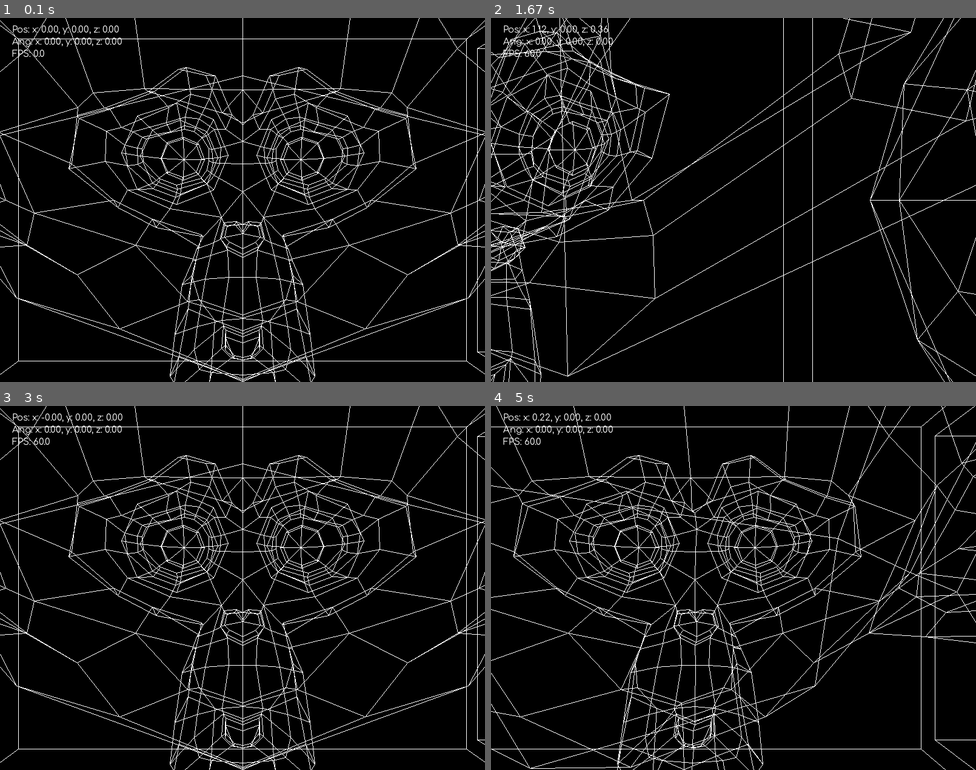
Above: before the commit, frames 1-4 (two rows, left to right).
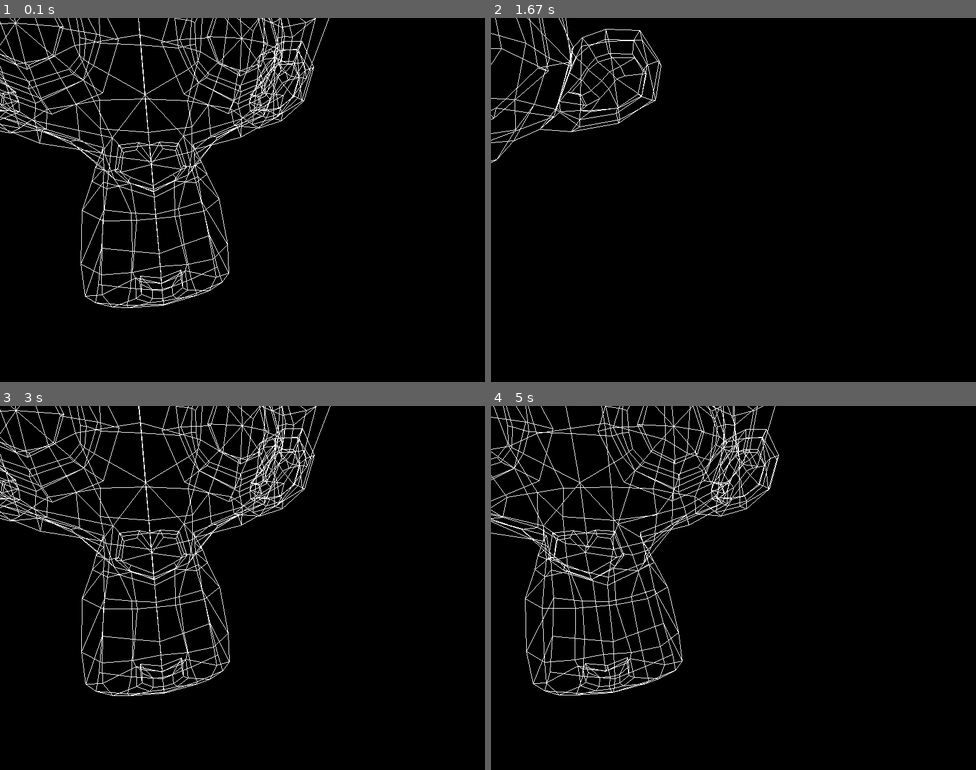
Above: after the commit, the same moments.

Repository: TreeWonTwoToFor/personal_projects
Game: pygame game, started from Python/Needs_Work/TreeOS/v3/main.py
Two runs of this game, one before a commit and one after it. Both use one fixed random seed, a clock stepped at 60 frames per second and the inputs below.
Inputs (mouse positions are in pixels of both pictures, inside the frame that each line leads up to):
- Up to frame 1 (0.1 s): no input
- Up to frame 2 (1.67 s): hold D 0.33-0.8 s; move the mouse to (714, 214) at 0.37 s; hold W 0.83-1.13 s; move the mouse to (617, 203) at 0.87 s; hold D 1.17-1.63 s; move the mouse to (806, 72) at 1.2 s
- Up to frame 3 (3 s): hold A 1.67-2.2 s; move the mouse to (252, 464) at 1.7 s; hold S 2.23-2.53 s; move the mouse to (247, 624) at 2.27 s; hold A 2.57-2.97 s; move the mouse to (368, 646) at 2.6 s
- Up to frame 4 (5 s): hold W 3-3.37 s; move the mouse to (859, 555) at 3.03 s; hold D 3.4-4.03 s; move the mouse to (908, 558) at 3.43 s; hold S 4.07-4.43 s; move the mouse to (903, 660) at 4.1 s; hold A 4.47-4.93 s; move the mouse to (752, 573) at 4.5 s; hold D from 4.97 s (still down)

The runs differ from the first frame. In frame 1, 9.9% of the frame differs, in the area x 0-100%, y 0-100%; in frame 2, 5.5%; in frame 3, 9.9%; in frame 4, 9.8%.

Commit message:
added google sheets functionality for the ledger part of the discord bod

Diff:
--- a/Python/Needs_Work/TreeOS/v3/Camera.py
+++ b/Python/Needs_Work/TreeOS/v3/Camera.py
@@ -2,6 +2,8 @@
 import math
 
 import Point
+import Parser
+import Object
 
 pygame.font.init()
 font = pygame.font.Font("Comfortaa.ttf", 15)
@@ -16,6 +18,17 @@
     def __init__(self, xyz, theta):
         self.point = Point.Point(xyz[0], xyz[1], xyz[2])
         self.angle = Point.Point(theta[0], theta[1], theta[2]) # stored in rad
+
+        # setting up the player's collision
+        player_box = Object.Object(Parser.get_model_wireframe("./blender_files/cube.obj"))
+        player_box.translate(self.point.x, self.point.y-0.5, self.point.z)
+        self.bounding_box = player_box
+        self.bounding_box.scale(0.2, 0.7, 0.2)
+
+        # setup movement stuff
+        self.movement_type = "absolute"
+        self.velocity_vector = Point.Point(0, 0, 0)
+        self.acceleration_vector = Point.Point(0, 0, 0)
 
     def __str__(self):
         return f"Camera Info\n\tPos: {self.point}\n\tAngle: {self.angle}"
@@ -39,15 +52,6 @@
         textRect.center = (20, 50)
         screen.blit(text, textRect.center)
 
-    def move(self, theta, amount=0.02):
-        direction = degrees_to_radians(90) - self.angle.y + theta
-        # calculate the triangle of movement based on our angle theta in radians
-        dx = math.cos(direction)
-        dz = math.sin(direction)
-        # change the position based on that change times the length of our difference
-        self.point.x += dx * amount
-        self.point.z += dz * amount
-
     def fix_angles(self):
         # if angles are outside of normal bounds, we want to fix them up.
         if self.angle.x > degrees_to_radians(90):
@@ -58,3 +62,39 @@
             self.angle.y -= degrees_to_radians(360)
         if self.angle.y < -degrees_to_radians(180):
             self.angle.y += degrees_to_radians(360)
+
+    def move(self, theta, amount=0.02):
+        if self.movement_type == "absolute":
+            self.move_absolute(theta, amount)
+        elif self.movement_type == "physics":
+            self.move_physics_version(theta, amount)
+
+
+    def move_absolute(self, theta, amount=0.02):
+        direction = degrees_to_radians(90) - self.angle.y + theta
+        # calculate the triangle of movement based on our angle theta in radians
+        dx = math.cos(direction)
+        dz = math.sin(direction)
+        # change the position based on that change times the length of our difference
+        self.point.x += dx * amount
+        self.point.z += dz * amount
+        self.bounding_box.move_to_origin()
+        self.bounding_box.translate(self.point.x, self.point.y - 0.5, self.point.z)
+
+    def move_physics_version(self, theta, amount=0.02):
+        direction = degrees_to_radians(90) - self.angle.y + theta
+        # calculate the triangle of movement based on our angle theta in radians
+        self.acceleration_vector.x = math.cos(direction) * amount
+        self.acceleration_vector.y = 0
+        self.acceleration_vector.z = math.sin(direction) * amount
+        # change the position based on that change times the length of our difference
+
+        self.point.x += self.velocity_vector.x
+        self.point.y += self.velocity_vector.y
+        self.point.z += self.velocity_vector.z
+        self.bounding_box.translate(self.velocity_vector.x, self.velocity_vector.y, self.velocity_vector.z)
+
+    def physics_update(self):
+        self.velocity_vector.x += self.aceleration_vector.x
+        self.velocity_vector.y += self.acceleration_vector.y
+        self.velocity_vector.z += self.acceleration_vector.z
--- a/Python/Needs_Work/TreeOS/v3/Draw.py
+++ b/Python/Needs_Work/TreeOS/v3/Draw.py
@@ -78,7 +78,7 @@
 # 'main' function of Draw
 def draw_frame(screen, camera, obj_list, debug, clock):
     screen.fill((0,0,0))
-    for obj in obj_list:
+    for obj in obj_list[1:]: # don't draw the camera's hitbox
         draw_polygons_wireframe(screen, camera, obj.model)
         if debug:
             draw_polygons_wireframe(screen, camera, obj.collision_box)
--- a/Python/Needs_Work/TreeOS/v3/Object.py
+++ b/Python/Needs_Work/TreeOS/v3/Object.py
@@ -1,17 +1,22 @@
-import blender_parser as Parser
 import math
+
+import Parser
 
 class Object:
     def __init__(self, model):
         self.model = remove_reference(model)
-        self.collision_box = get_bounding_box_wireframe(model)
-        self.center_point = get_center_point_wireframe(model)
+        self.update()
         self.move_to_origin()
+
+    def update(self):
+        self.center_point = get_center_point_wireframe(self.model)
+        self.collision_box = get_bounding_box_wireframe(self.model)
+        self.collision_values = get_bounding_box_values(self.model)
 
     def move_to_origin(self):
         cp = self.center_point
         self.translate(-cp[0], -cp[1], -cp[2])
-        self.center_point = get_center_point_wireframe(self.model) # should be 0,0,0
+        self.update()
 
     def translate(self, x, y, z):
         scalar_list = [x,y,z]
@@ -19,8 +24,7 @@
             for point in point_pair:
                 for i in range(3):
                     point[i] = point[i] + scalar_list[i]
-        self.center_point = get_center_point_wireframe(self.model)
-        self.collision_box = get_bounding_box_wireframe(self.model)
+        self.update()
 
     def scale(self, x, y, z):
         scalar_list = [x,y,z]
@@ -29,7 +33,15 @@
                 for i in range(3):
                     point[i] = (point[i] - self.center_point[i]
                       ) * scalar_list[i] + self.center_point[i]
-        self.collision_box = get_bounding_box_wireframe(self.model)
+        self.update()
+
+    def rotate(self, x, y, z):
+        rotate_list = [x,y,z]
+        for point_pair in self.model:
+            for point in point_pair:
+                for i in range(3):
+                    point[i] = point[i] * math.cos(rotate_list[i])
+        self.update()
 
 
 def remove_reference(model):
@@ -77,6 +89,16 @@
                 point[i] = point[i] + scalar_list[i]
     return model
 
+# x y and z should be in radians
+def rotate_wireframe(og_model, x, y, z):
+    model = remove_reference(og_model)
+    rotate_list = [x,y,z]
+    for point_pair in model:
+        for point in point_pair:
+            for i in range(3):
+                point[i] = point[i] * math.cos(rotate_list[i])
+    return model
+
 def get_bounding_box_wireframe(model):
     max_x, max_y, max_z = model[0][0][0], model[0][0][1], model[0][0][2]
     low_x, low_y, low_z = model[0][0][0], model[0][0][1], model[0][0][2]
@@ -97,3 +119,16 @@
     box_model = translate_wireframe(box_model, -cp_box[0], -cp_box[1], -cp_box[2])
     cp_full = get_center_point_wireframe(model)
     return translate_wireframe(box_model, cp_full[0], cp_full[1], cp_full[2])
+
+def get_bounding_box_values(model):
+    max_x, max_y, max_z = model[0][0][0], model[0][0][1], model[0][0][2]
+    low_x, low_y, low_z = model[0][0][0], model[0][0][1], model[0][0][2]
+    for point_pair in model:
+        for point in point_pair:
+            if point[0] > max_x: max_x = point[0]
+            if point[0] < low_x: low_x = point[0]
+            if point[1] > max_y: max_y = point[1]
+            if point[1] < low_y: low_y = point[1]
+            if point[2] > max_z: max_z = point[2]
+            if point[2] < low_z: low_z = point[2]
+    return (low_x, low_y,low_z, max_x, max_y, max_z)
--- a/Python/Needs_Work/TreeOS/v3/PlayerMovement.py
+++ b/Python/Needs_Work/TreeOS/v3/PlayerMovement.py
@@ -1,5 +1,7 @@
 import pygame
 import math
+
+import Point
 
 w_held, a_held, s_held, d_held = False, False, False, False
 left_held, right_held, up_held, down_held = False, False, False, False
@@ -44,7 +46,8 @@
                 case pygame.K_d: d_held = False
     return False
 
-def player_movement_update(camera, using_mouse, mouse_sensitivity):
+def player_movement_update(camera, using_mouse, mouse_sensitivity, object_list):
+    old_camera_position = Point.Point(camera.point.x, camera.point.y, camera.point.z)
     if w_held:
         camera.move(0)
     if s_held:
@@ -53,6 +56,10 @@
         camera.move(math.pi/2)
     if d_held:
         camera.move(-math.pi/2)
+    # if we are running into an object, undo that move
+    if object_collision(camera, object_list):
+        camera.point = old_camera_position
+
     if not using_mouse:
         if up_held: camera.angle.x -= 0.02
         if down_held: camera.angle.x += 0.02
@@ -63,3 +70,21 @@
         camera.angle.x += mouse_sensitivity*(mouse_y/500)
         camera.angle.y += mouse_sensitivity*(mouse_x/500)
         pygame.mouse.set_pos((300, 300))
+
+def object_collision(camera, object_list):
+    player = camera.bounding_box.collision_values
+    intersect_list = []
+    for object in object_list[1:]:
+        object_values = object.collision_values
+        intersect_list.append(
+            player[0] <= object_values[3] and # x low
+            player[1] <= object_values[4] and # y low
+            player[2] <= object_values[5] and # z low
+            player[3] >= object_values[0] and # x max
+            player[4] >= object_values[1] and # y max
+            player[5] >= object_values[2]     # z max
+        )
+    # returns TRUE if intersecting with another object
+    for intersect in intersect_list:
+        if intersect: return True
+    return False
--- a/Python/Needs_Work/TreeOS/v3/Point.py
+++ b/Python/Needs_Work/TreeOS/v3/Point.py
@@ -6,3 +6,6 @@
 
     def __str__(self):
         return f"Point Info: {self.x, self.y, self.z}"
+
+    def __eq__(self, other):
+        return self.x == other.x and self.y == other.y and self.z == other.z
--- a/Python/Needs_Work/TreeOS/v3/main.py
+++ b/Python/Needs_Work/TreeOS/v3/main.py
@@ -5,15 +5,15 @@
 import Camera
 import Draw
 import PlayerMovement
-import blender_parser as Parser
+import Parser
 import Object
 
 FPS = 60
 resolution = (800, 600) # XGA
-debug = True
+debug = False
 
-mouse_control = False
-mouse_sensitivity = 1
+mouse_control = True
+mouse_sensitivity = 0.5
 
 screen = pygame.display.set_mode(resolution)
 clock = pygame.time.Clock()
@@ -21,23 +21,21 @@
 
 monkey = Object.Object(
         (Parser.get_model_wireframe("./blender_files/monkey.obj")))
+monkey.rotate(0, 0, Camera.degrees_to_radians(180))
 monkey.translate(0,0,1)
 icosphere = Object.Object(
         (Parser.get_model_wireframe("./blender_files/icosphere.obj")))
 icosphere.translate(2.5,0,1)
 arcade = Object.Object(
-        (Parser.get_model_wireframe("./blender_files/arcade_blender.obj")))
-arcade.scale(0.2, 0.2, 0.2)
+        (Parser.get_model_wireframe("./blender_files/arcade.obj")))
+arcade.scale(0.1, 0.1, 0.1)
 arcade.translate(-2,0,1)
-player_hitbox = Object.Object(
-        (Parser.get_model_wireframe("./blender_files/cube.obj")))
-player_hitbox.scale(0.4,0.8,0.4)
-player_hitbox.translate(0,0,-2)
-object_list = [monkey, icosphere, arcade, player_hitbox]
 
 # pos + angle is simply to highlight the current drawing setup.
 # use Camera.degrees_to_radians() for angles
-game_camera = Camera.Camera((0,0,0), (0, 0, 0))
+game_camera = Camera.Camera((0,0,-1), (0, 0, 0))
+
+object_list = [game_camera.bounding_box, monkey]
 
 running = True
 while running:
@@ -51,5 +49,5 @@
             running = False
     # the player movement needs to be checked every frame, and not just when a key changes.
     PlayerMovement.player_movement_update(
-        game_camera, mouse_control, mouse_sensitivity)
+        game_camera, mouse_control, mouse_sensitivity, object_list)
     clock.tick(FPS)
--- a/Python/Needs_Work/TreeOS/v3/notes/To_Do.txt
+++ b/Python/Needs_Work/TreeOS/v3/notes/To_Do.txt
@@ -10,6 +10,6 @@
     b. lock in place
     c. pre-determined movements
 7. more game engine-y stuff
-    a. objects
+    a. objects - kinda works. Should probably have more features tho
     b. player interactivity with the world
     c. scenes
--- /dev/null
+++ b/Python/Needs_Work/phasmo_casino.py
@@ -0,0 +1,8 @@
+try:
+	print("Enter number of Ghost types >")
+	ghost_count = int(input(""))
+except:
+	print("enter a valid number")
+
+print("Percent chance of success: " + str(ghost_count/24*100))
+print("Ratio: " + str())
--- a/Python/Working/Personal_calendar/main.py
+++ /dev/null
@@ -1,25 +0,0 @@
-import discord
-import json
-import time
-import datetime
-
-intents = discord.Intents.default()
-intents.message_content = True
-client = discord.Client(intents=intents)
-seconds_in_day = 24*60*60
-
-@client.event
-async def on_ready():
-    running = True
-    while running:
-        day = datetime.date.today()
-        channel = client.get_channel(1258561761024675860)
-        msg = await channel.send(str(day))
-        emoji_list = ["\U0001F4AA", "\U0001F6BF", "\U0001F95E", "\U0001F354", "\U0001F4BB", "\U00003297", "\U00002B1C", "\U0001F7E6"]
-        for emoji in emoji_list:
-            await msg.add_reaction(emoji)
-        time.sleep(seconds_in_day)
-
-
-f = open("calendar.json", "r")
-client.run(json.loads(f.read()).get("token"))
--- /dev/null
+++ b/Python/Working/discord_calendar/apartment/Ledger Form (Responses).csv
@@ -0,0 +1,6 @@
+Timestamp,"Who is the Sender (Ex. ""Group,"" ""Jon"")","Who is the Receiver (Ex. ""Group,"" ""Jon"")",Transaction Amount (Number only),"Reason for transfer (Ex. ""Groceries"")"
+8/25/2025 12:54:38,Jon,Bee,$27.33,Peace for all Shirt
+8/25/2025 13:02:49,Jon,Grace,$59.65,Costco Groceries
+8/25/2025 13:03:06,Jon,Bee,$23.27,Costco Groceries
+8/25/2025 16:19:48,Bee,Jon,$14.54,Trader Joe's
+8/25/2025 16:20:00,Grace,Jon,$14.54,Trader Joe's
--- /dev/null
+++ b/Python/Working/discord_calendar/apartment/csv_parser.py
@@ -0,0 +1,69 @@
+import gspread
+
+gc = gspread.service_account()
+
+spreadsheet_name = "Ledger Form (Responses)"
+spreadsheet = gc.open(spreadsheet_name)
+csv_data_bytes = spreadsheet.export(format=gspread.utils.ExportFormat.CSV)
+output_filename = f"{spreadsheet_name}.csv"
+
+with open(output_filename, "wb") as f:
+    f.write(csv_data_bytes)
+
+file = open(output_filename)
+table = []
+
+row_list = file.read().split("\n")
+for row in row_list:
+    output_row = row.split()
+    table.append(output_row)
+
+def print_row(row_index):
+    row = table[row_index]
+    print(f"{row_index}: {row}")
+
+def full_print():
+    for i in range(len(table)):
+        print_row(i)
+
+def transaction_print(should_print=False):
+    output = []
+    for i in range(len(table)):
+        if i != 0:
+            transaction_list = table[i][1].split(",")
+            sender = transaction_list[1]
+            receiver = transaction_list[2]
+            amount = float(transaction_list[3][1:])
+            if should_print:
+                print(f"{sender} -> {receiver} [${amount}]")
+            output.append([sender, receiver, amount])
+    print()
+    return output
+
+
+def tally_transactions():
+    transaction_list = transaction_print()
+    person_dict = {
+        "Jon": 0,
+        "Bee": 0,
+        "Grace": 0,
+        "Michael": 0
+    }
+    for transaction in transaction_list:
+        try:
+            person_dict[transaction[0]] -= transaction[2]
+            person_dict[transaction[1]] += transaction[2]
+        except:
+            print(f"'{transaction[0]}' or '{transaction[1]}' are not valid names")
+    for person in person_dict:
+        person_dict[person] = round(person_dict[person], 2)
+    output = ""
+    for person in person_dict:
+        print_statement = f"{person}: {person_dict[person]}"
+        print(print_statement)
+        output = output + print_statement + "\n"
+    return output
+
+
+if __name__ == "__main__":
+    tally_transactions()
--- /dev/null
+++ b/Python/Working/discord_calendar/apartment/daily.py
@@ -0,0 +1,69 @@
+import discord
+import json
+import time
+import datetime
+import sys
+
+import csv_parser as PARSER
+
+intents = discord.Intents.default()
+intents.message_content = True
+client = discord.Client(intents=intents)
+
+def get_task_list():
+    output = ""
+    for i in range(int(len(todo_list))):
+        output = output + f"{i+1}. " + todo_list[i] + '\n'
+    return output
+
+@client.event
+async def on_ready():
+    message_string = ""
+    x = datetime.datetime.now()
+    message_string = message_string + x.strftime("%A, %B %d") + '\n' # day
+    message_string = message_string + get_task_list() # list of tasks
+
+    channel = client.get_channel(1258561761024675860)
+    msg = await channel.send(message_string)
+    emoji_list = ["\U0001F525"]
+    for emoji in emoji_list:
+        await msg.add_reaction(emoji)
+
+@client.event
+async def on_message(message):
+    if message.author == client.user:
+        return
+    command_list = message.content.lower().split(' ')
+    match command_list[0]:
+        case "!list":
+            await message.channel.send(get_task_list())
+        case "!complete":
+            try:
+                todo_list.pop(int(command_list[1])-1)
+            except:
+                await message.channel.send("Invalid task input")
+        case "!ledger":
+            if len(command_list) == 1:
+                await message.channel.send("Add 'form' 'sheet', or 'tally'.")
+            else:
+                if command_list[1] == "form":
+                    await message.channel.send("https://docs.google.com/forms/d/e/1FAIpQLSfaBtMKh4bCJMJZmReW2cJXCuZs5F8ykFopeiyBRrC5EEKfCw/viewform?usp=sharing&ouid=118416168224866076667")
+                elif command_list[1] == "sheet":
+                    await message.channel.send("https://docs.google.com/spreadsheets/d/1i34QFwZm6M4C4QK3T2ftL7evNOpUBQH1KNSHYEA54tM/edit?usp=sharing")
+                elif command_list[1] == "tally":
+                    tally_string = PARSER.tally_transactions()
+                    print(tally_string)
+                    await message.channel.send(tally_string)
+
+
+# init process
+f = open("C:\\Tree's Stuff\\discord_tokens\\calendar.json", "r")
+token = json.loads(f.read()).get("token")
+
+# loading in the data for the to-do list
+list_file = open("./list.json", "r")
+list_dict = json.loads(list_file.read())
+todo_list = list(list_dict.values())
+print(todo_list)
+
+client.run(token)
--- /dev/null
+++ b/Python/Working/discord_calendar/apartment/list.json
@@ -0,0 +1,6 @@
+{
+    "1": "thing",
+    "2": "item",
+    "3": "to do",
+    "4": "task"
+}
--- /dev/null
+++ b/Python/Working/discord_calendar/personal.py
@@ -0,0 +1,25 @@
+import discord
+import json
+import time
+import datetime
+
+intents = discord.Intents.default()
+intents.message_content = True
+client = discord.Client(intents=intents)
+seconds_in_day = 24*60*60
+
+@client.event
+async def on_ready():
+    running = True
+    while running:
+        day = datetime.date.today()
+        channel = client.get_channel(1258561761024675860)
+        msg = await channel.send(str(day))
+        emoji_list = ["\U0001F4AA", "\U0001F6BF", "\U0001F95E", "\U0001F354", "\U0001F4BB", "\U00003297", "\U00002B1C", "\U0001F7E6"]
+        for emoji in emoji_list:
+            await msg.add_reaction(emoji)
+        time.sleep(seconds_in_day)
+
+
+f = open("calendar.json", "r")
+client.run(json.loads(f.read()).get("token"))
Renamed: Python/Needs_Work/TreeOS/v3/blender_parser.py -> Python/Needs_Work/TreeOS/v3/Parser.py
Not shown, changed: Python/Needs_Work/TreeOS/v3/blender_files/arcade.obj
Not shown, removed: Python/Needs_Work/TreeOS/v3/blender_files/arcade_blender.obj
